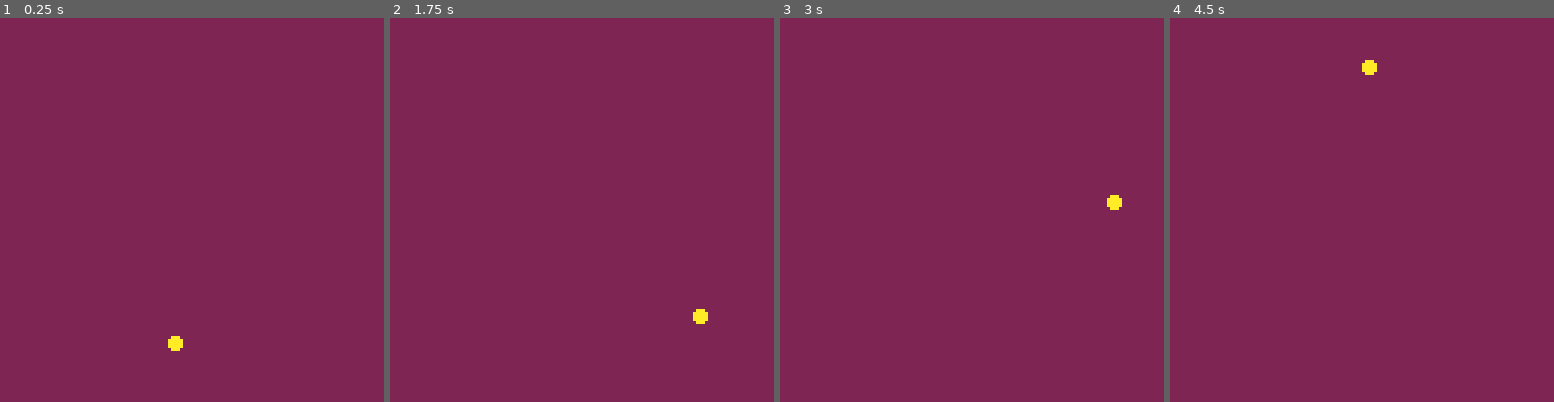
Above: before the commit, frames 1-4 (left to right).
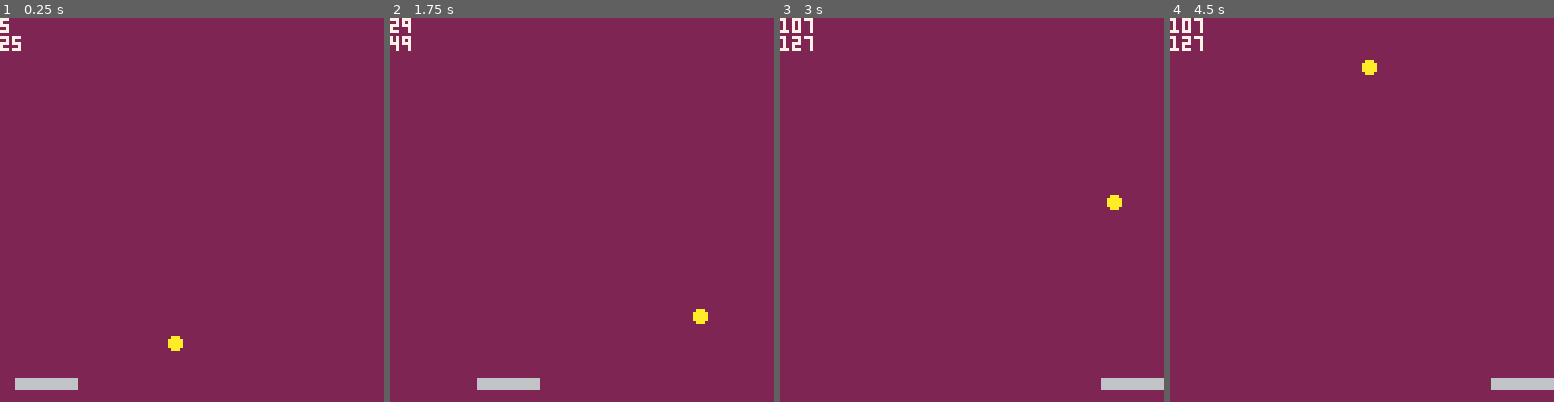
Above: after the commit, the same moments.

Repository: pencilcasestudios/picochet
Game: PICO-8 cartridge breakout.p8
Two runs of this game, one before a commit and one after it. Both use one fixed random seed, a clock stepped at 60 frames per second and the inputs below.
Inputs:
- Up to frame 1 (0.25 s): no input
- Up to frame 2 (1.75 s): hold Right from 1.6 s (still down)
- Up to frame 3 (3 s): release Right at 2.1 s; hold Right from 2.47 s (still down)
- Up to frame 4 (4.5 s): release Right at 3.03 s; hold Left 3.08-3.58 s; hold Right from 4.02 s (still down)

The runs differ from the first frame. In frame 1, 0.7% of the frame differs, in the area x 0-21%, y 0-97%; in frame 2, 0.8%; in frame 3, 0.8%, in the area x 0-100%, y 0-97%; in frame 4, 0.8%.

Commit message:
Add a pad and allow the player to move it

Diff:
--- a/breakout.p8
+++ b/breakout.p8
@@ -8,6 +8,23 @@
 -- tutorial by @lazydevs.
 
 -- variables
+
+-- colours
+black=0
+dark_blue=1
+purple=2
+gray=6
+white=7
+yellow=10
+
+-- paddle
+paddle_x=5
+paddle_y=120
+paddle_width=20
+paddle_height=3
+paddle_speed=6
+
+-- ball
 ball_x=50
 ball_y=100
 ball_deltax=1
@@ -19,17 +36,31 @@
 screen_left=2
 screen_right=125
 
--- colours
-black=0
-dark_blue=1
-purple=2
-yellow=10
-
 function _init()
 	cls()
 end
 
 function _update()
+	-- move the pad
+	if btn(⬅️) then
+		if paddle_x > 0 then
+			paddle_x=paddle_x-paddle_speed
+		else
+			paddle_x=0
+			sfx(1)
+		end
+	end
+
+	if btn(➡️) then
+		if paddle_x < screen_right-paddle_width+2 then
+			paddle_x=paddle_x+paddle_speed
+		else
+			paddle_x=screen_right-paddle_width+2
+			sfx(1)
+		end
+	end
+
+	-- move the ball
 	ball_x=ball_x+ball_deltax
 	ball_y=ball_y+ball_deltay
 
@@ -55,6 +86,20 @@
 		ball_radius,
 		yellow
 	)
+	rectfill(
+		paddle_x,
+		paddle_y,
+		paddle_x+paddle_width,
+		paddle_y+paddle_height,
+		gray
+	)
+
+	-- debug paddle
+	print(paddle_x, white)
+	print(
+		paddle_x+paddle_width,
+		white
+	)
 end
 
 __gfx__
Not shown, changed: the sound effects (__sfx__) section of breakout.p8
